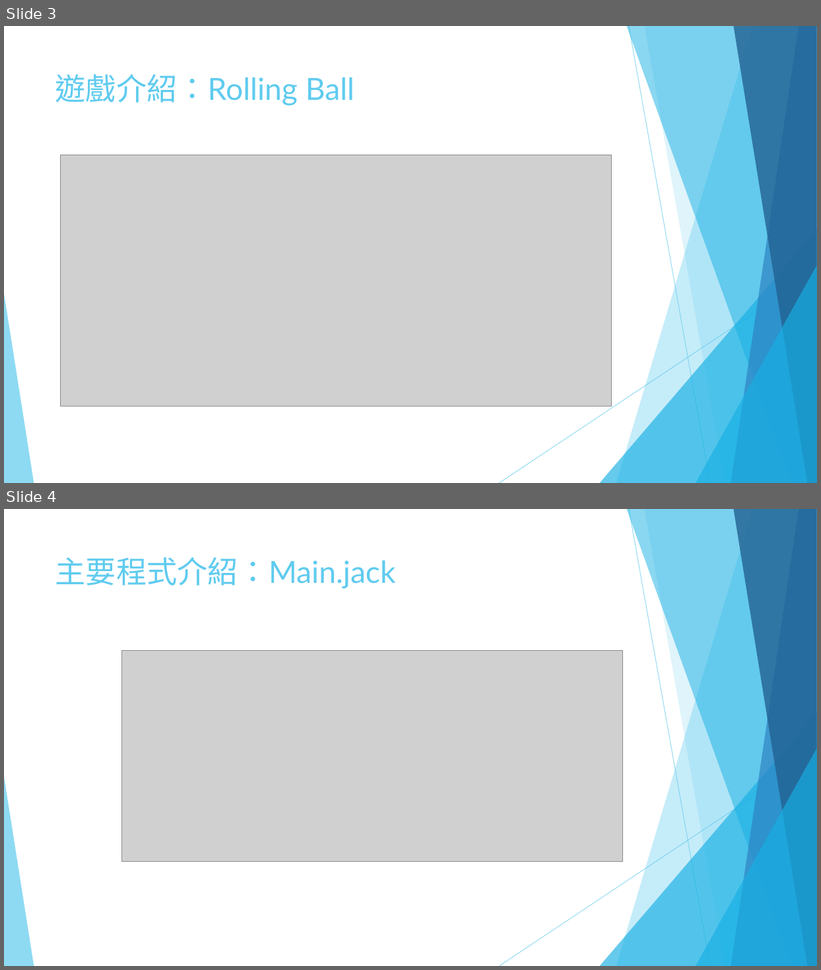
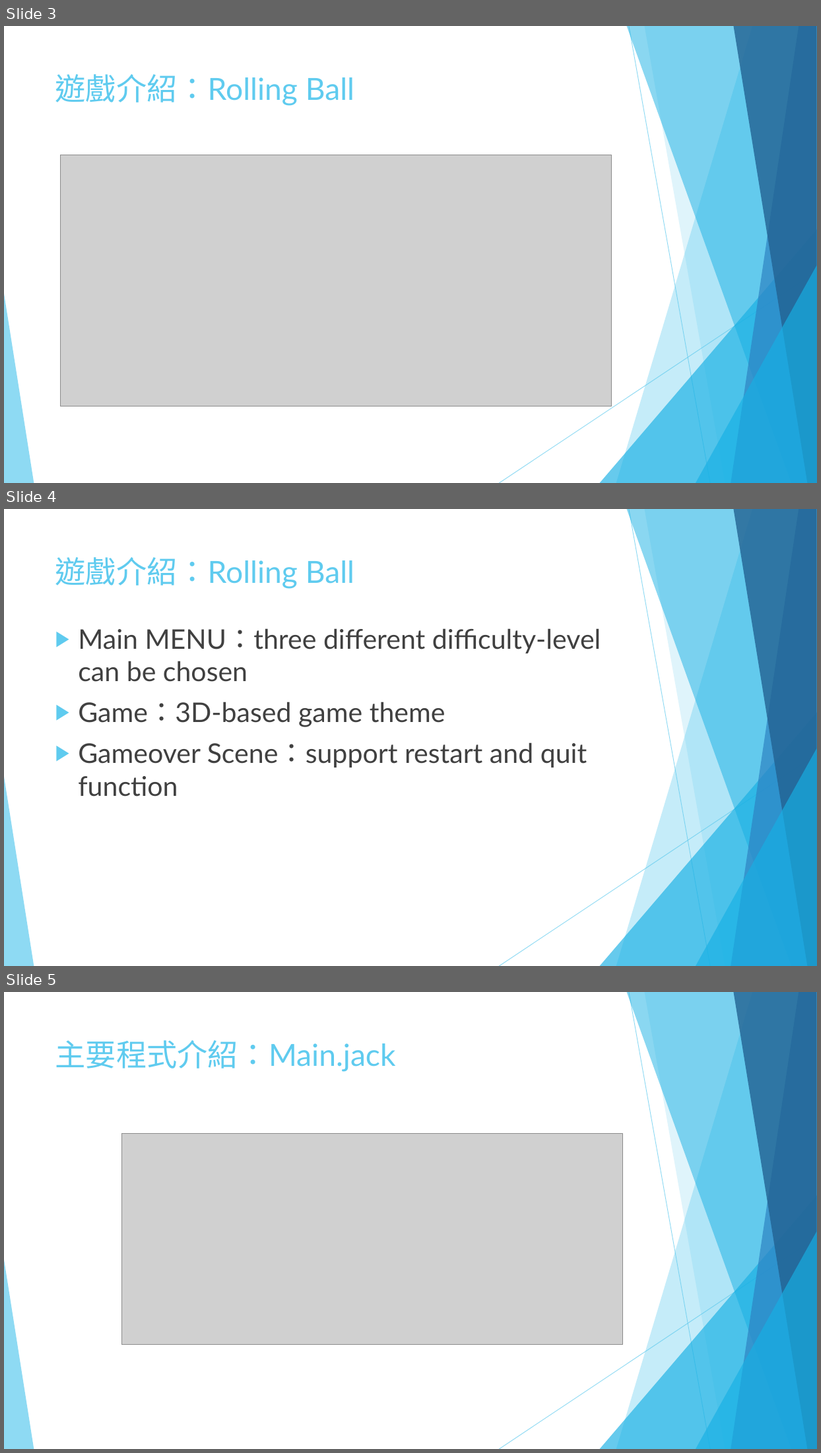
Before and after one commit to alechuang98/ComputerIntroduction, a slide deck: introCS_PST.pptx. Shown one above the other, each under a label of ours: slides 3 and 4 before the commit, slides 3, 4 and 5 after it. The pictures are 821x970 and 821x1453 pixels, drawn with LibreOffice and Linux fonts; fonts in the diff are those of the drawing; grey boxes stand for pictures. Boxes give left, top, right and bottom in pixels: in the first picture for what was removed or moved away, otherwise in the second. Text is boxed around its words. In the diff, an @@ line names an element or a change of style, - is before the commit and + after.

```diff
--- a/introCS_PST.pptx
+++ b/introCS_PST.pptx
@@ slide 4 added at bbox=[4, 509, 817, 966], background #FFFFFF; not listed: 10 template elements that a slide beside it also shows @@
@@ title added at bbox=[55, 557, 354, 589], 36 pt, text #5FCBEF @@
+遊戲介紹：Rolling Ball
@@ text added at bbox=[78, 628, 601, 797], 32 pt, text #404040 @@
+▶ Main MENU：three different difficulty-level can be chosen
+▶ Game：3D-based game theme
+▶ Gameover Scene：support restart and quit function
@@ what was slide 4 is now slide 5 @@
```
Also in this commit, not shown: 3 slides changed.
